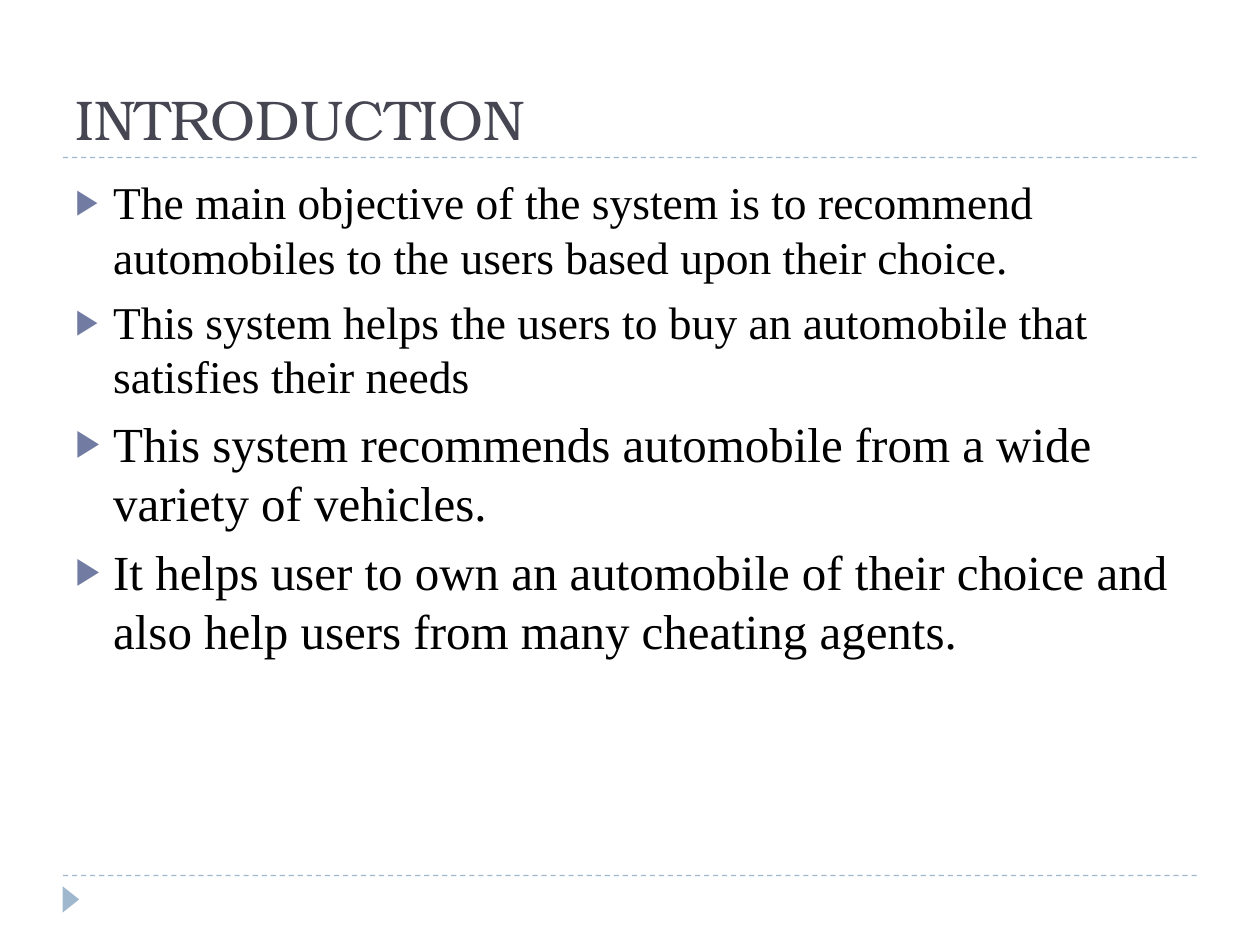
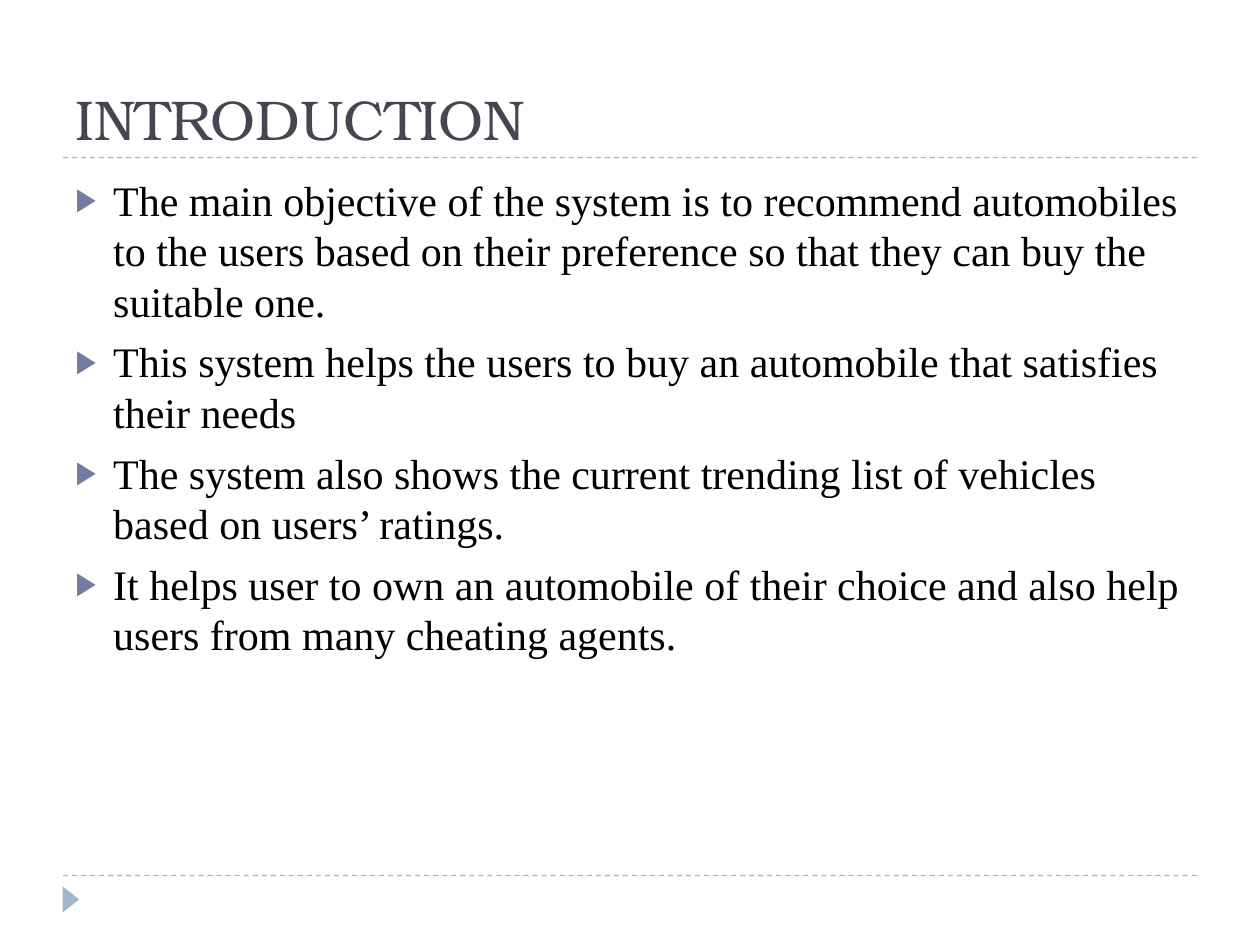
Before and after one commit to anjanaajikumar/mainproject, a slide deck: slide 2 of ppt/59_review.pptx. Drawn at 1260x945 pixels with LibreOffice and Linux fonts; fonts in the diff are those of the drawing. Boxes give left, top, right and bottom in pixels: in the first picture for what was removed or moved away, otherwise in the second. Text is boxed around its words. In the diff, an @@ line names an element or a change of style, - is before the commit and + after.

```diff
--- a/ppt/59_review.pptx
+++ b/ppt/59_review.pptx
@@ text at box(113, 186, 1177, 318): text changed; size 26 to 24 pt @@
-▶ The main objective of the system is to recommend automobiles to the users based upon their choice.
+▶ The main objective of the system is to recommend automobiles to the users based on their preference so that they can buy the suitable one.
@@ text at box(113, 347, 1178, 659): size 26 to 24 pt in "This system helps the users to buy ..."; size 28 to 24 pt in "It helps user to own an automobile ..." @@
@@ text at box(113, 459, 1095, 548): text changed; size 28 to 24 pt @@
-▶ This system recommends automobile from a wide variety of vehicles.
+▶ The system also shows the current trending list of vehicles based on users’ ratings.
```
Also in this commit, not shown: 3 other slides changed, 1 other file.
